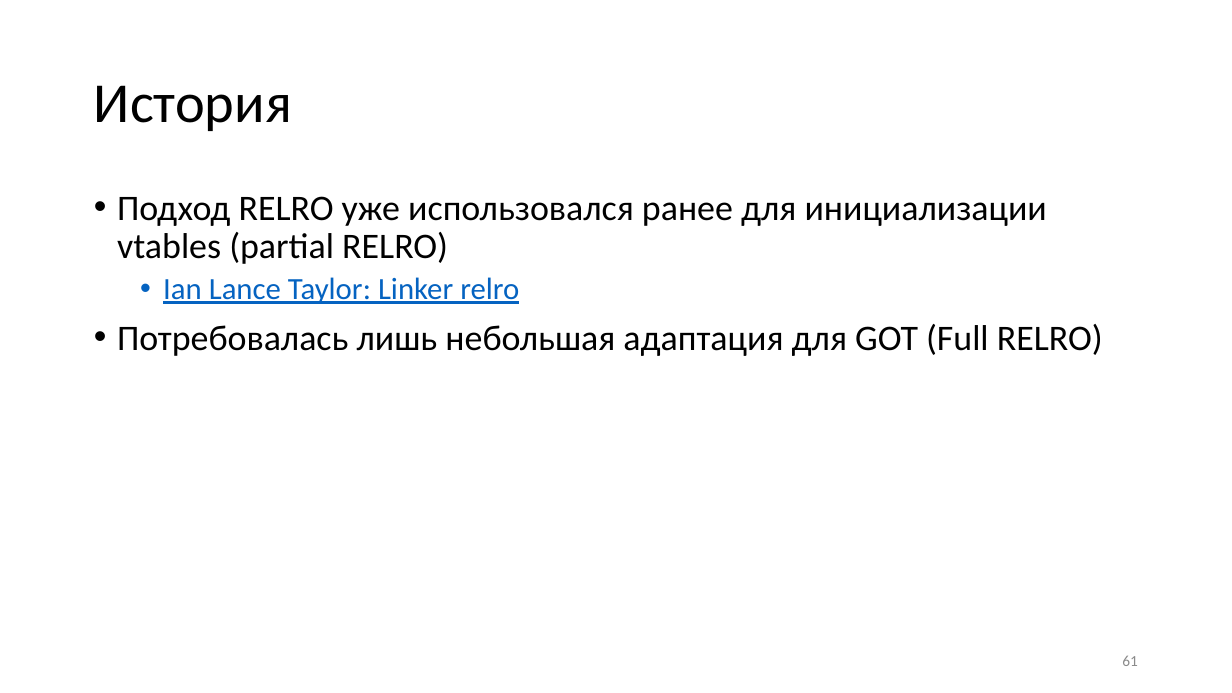
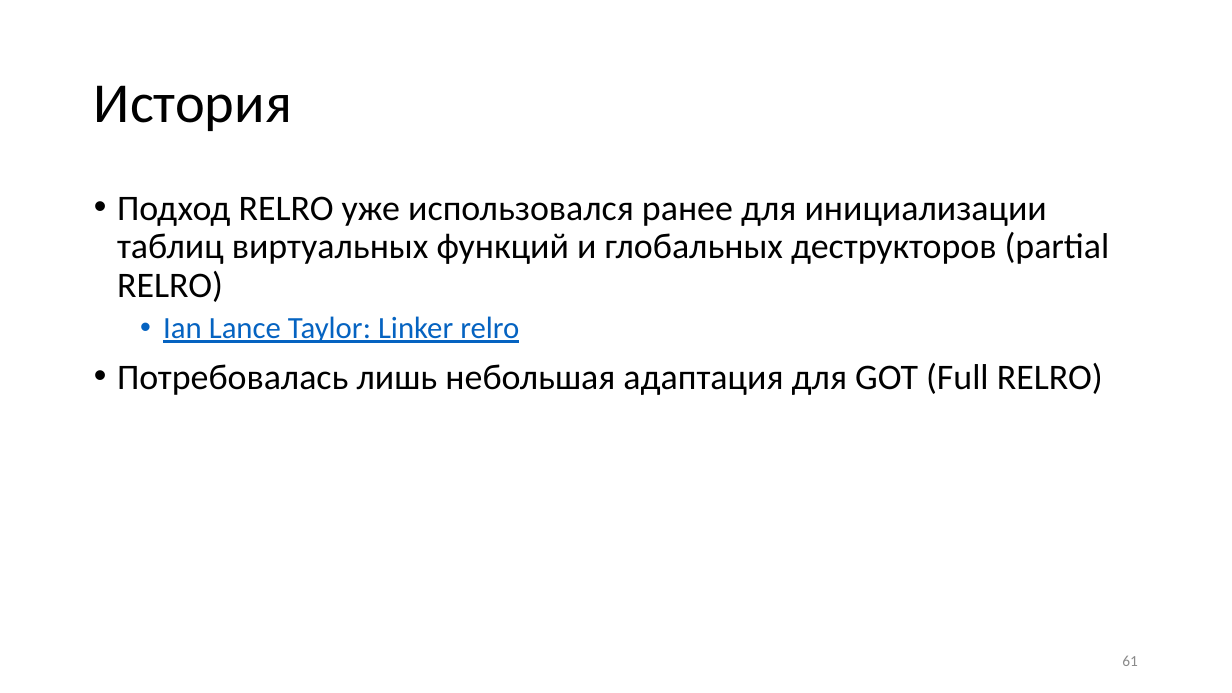
Before and after one commit to yugr/slides, a slide deck: slide 61 of CppZeroCost/2025/RU.pptx. Drawn at 1232x693 pixels with LibreOffice and Linux fonts; fonts in the diff are those of the drawing. Boxes give left, top, right and bottom in pixels: in the first picture for what was removed or moved away, otherwise in the second. Text is boxed around its words. In the diff, an @@ line names an element or a change of style, - is before the commit and + after.

```diff
--- a/CppZeroCost/2025/RU.pptx
+++ b/CppZeroCost/2025/RU.pptx
@@ text at (x1=117, y1=196, x2=1110, y2=302): text changed @@
-• Подход RELRO уже использовался ранее для инициализации vtables (partial RELRO)
+• Подход RELRO уже использовался ранее для инициализации таблиц виртуальных функций и глобальных деструкторов (partial RELRO)
```
Also in this commit, not shown: 36 other slides changed, 1 slide added, 4 other files.
